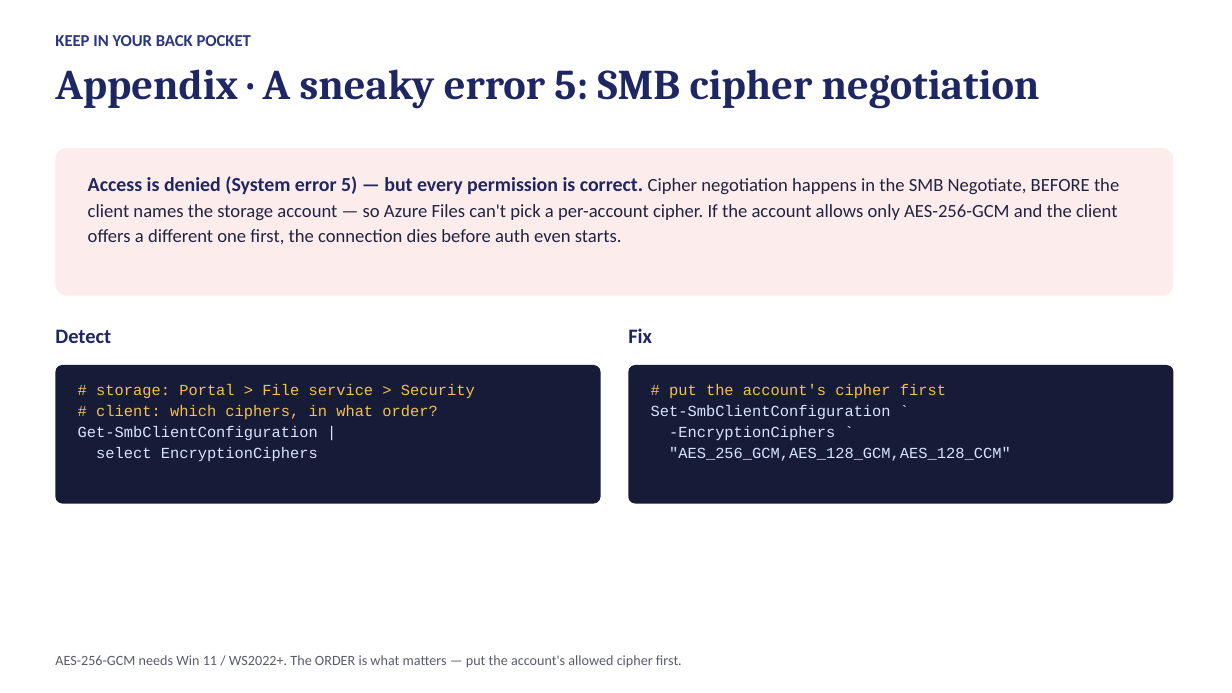
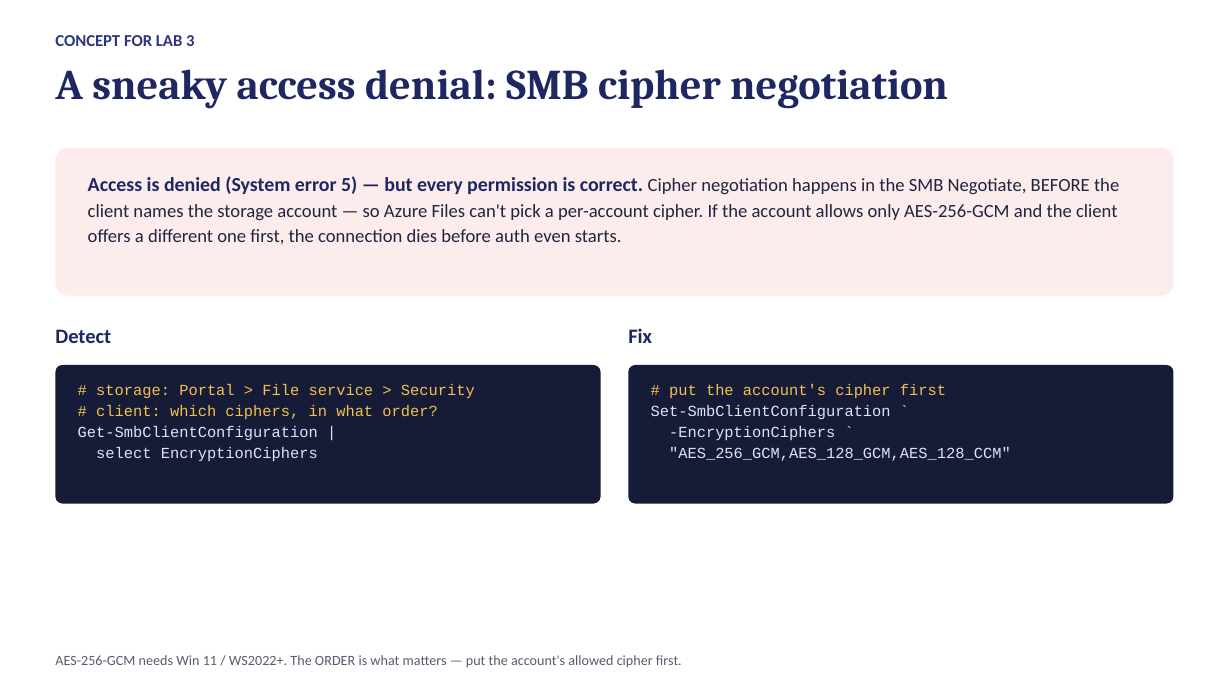
Before and after one commit to kmin1223/azfiles-lab, a slide deck: slide 18 of session1-adds-deck.pptx (slide 26 before the commit). Drawn at 1232x693 pixels with LibreOffice and Linux fonts; fonts in the diff are those of the drawing. Boxes give left, top, right and bottom in pixels: in the first picture for what was removed or moved away, otherwise in the second. Text is boxed around its words. In the diff, an @@ line names an element or a change of style, - is before the commit and + after.

```diff
--- a/session1-adds-deck.pptx
+++ b/session1-adds-deck.pptx
@@ text at [55, 35, 194, 46]: text changed @@
-KEEP IN YOUR BACK POCKET
+CONCEPT FOR LAB 3
@@ text at [55, 69, 948, 109]: text changed @@
-Appendix · A sneaky error 5: SMB cipher negotiation
+A sneaky access denial: SMB cipher negotiation
```
Also in this commit, not shown: 4 other slides changed, 1 slide added, 7 other files.
